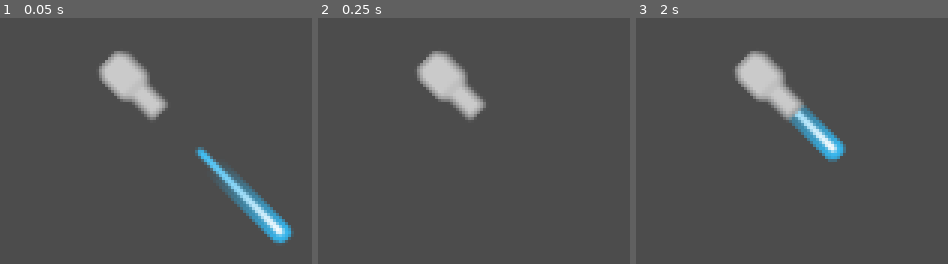
Above: before the commit, frames 1-3 (left to right).
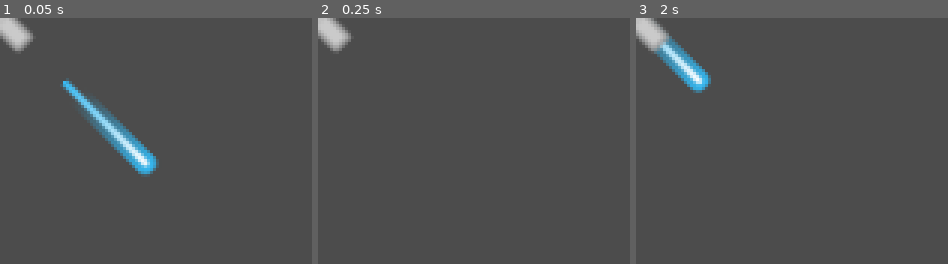
Above: after the commit, the same moments.

Repository: JarLowrey/GodotWeapons
Game: Godot game, scene res://GodotGunsTest/src/2dTest.tscn
The game is run twice, just before and just after one commit, with the same random seed, the same clock (stepped at 60 frames per second) and the same inputs.
Inputs:
- Up to frame 1 (0.05 s): no input
- Up to frame 2 (0.25 s): no input
- Up to frame 3 (2 s): tap Enter at 0.5 s

The runs differ from the first frame. In frame 1, 11% of the frame differs, in the area x 0-95%, y 0-92%; in frame 2, 4.3%; in frame 3, 8.0%.

Commit message:
refactoring. Fixed issue where bullet was killed more than once

Diff:
--- a/GodotGuns/Bullet/Bullet.gd
+++ b/GodotGuns/Bullet/Bullet.gd
@@ -9,6 +9,7 @@
 export var kill_after_travel_dist = -1
 
 var traveled_dist = 0 #must be updated in 2d/3d children physics_process
+var _is_killed = false
 
 signal bullet_killed
 
@@ -44,4 +45,10 @@
 
 func kill(arg=null):
 	emit_signal("bullet_killed",self)
+
+	#ensure object is not killed more than once
+	set_kill_after_time(false)
+	set_kill_on_viewport_exit(false)
+	kill_after_travel_dist = -1
+
 	queue_free()
--- a/GodotGuns/Bullet/Bullet2D.gd
+++ b/GodotGuns/Bullet/Bullet2D.gd
@@ -5,7 +5,7 @@
 var speed = 1500
 var _vel = Vector2()
 
-func init_inst():
+func fired():
 	self.z_index = my_gun.z_index - 1
 	self.global_rotation = my_muzzle.global_rotation
 	self.global_position = my_muzzle.global_position
--- a/GodotGuns/Gun/Gun.gd
+++ b/GodotGuns/Gun/Gun.gd
@@ -45,7 +45,8 @@
 	for muzzle in $MuzzleContainer.get_children():
 		var bullet = muzzle.bullet_scene.instance()
 		muzzle.get_node("BulletContainer").add_child(bullet)
-		bullet.init_inst()
+		bullet.fired()
+		bullets.append(bullet)
 	emit_signal("volley_fired", bullets)
 
 	#update ammo/clip
--- a/GodotGunsTest/src/2dTest.tscn
+++ b/GodotGunsTest/src/2dTest.tscn
@@ -1,11 +1,7 @@
-[gd_scene load_steps=3 format=2]
+[gd_scene load_steps=2 format=2]
 
 [ext_resource path="res://GodotGunsTest/src/BasicGun.tscn" type="PackedScene" id=1]
-[ext_resource path="res://GodotGuns/Gun/Gun.gd" type="Script" id=2]
 
-[node name="2dTest" type="Node2D"]
+[node name="2dTest" type="Node2D" index="0"]
 
 [node name="BasicGun" parent="." index="0" instance=ExtResource( 1 )]
-
-position = Vector2( 57.445, 29.1723 )
-script = ExtResource( 2 )
